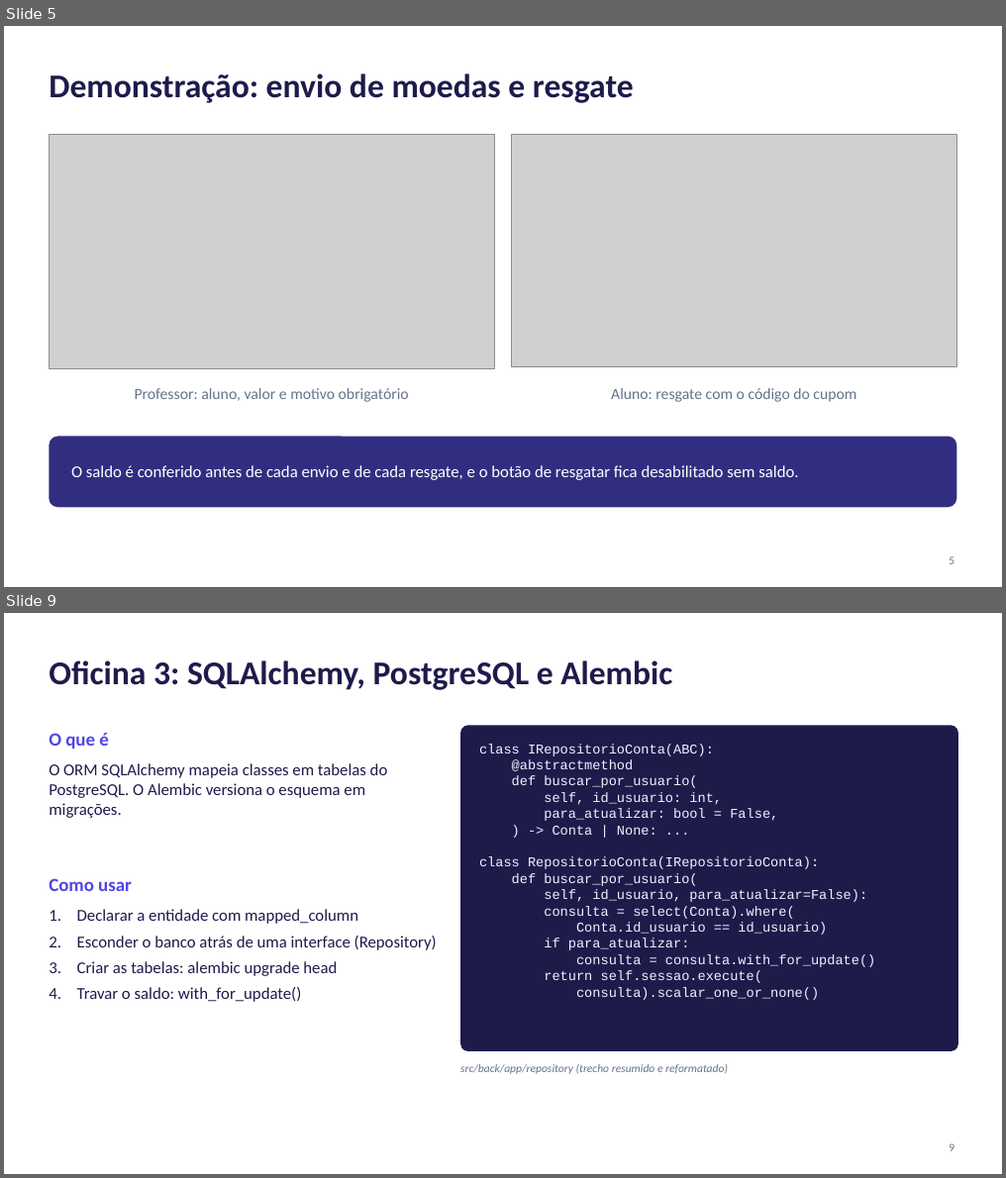
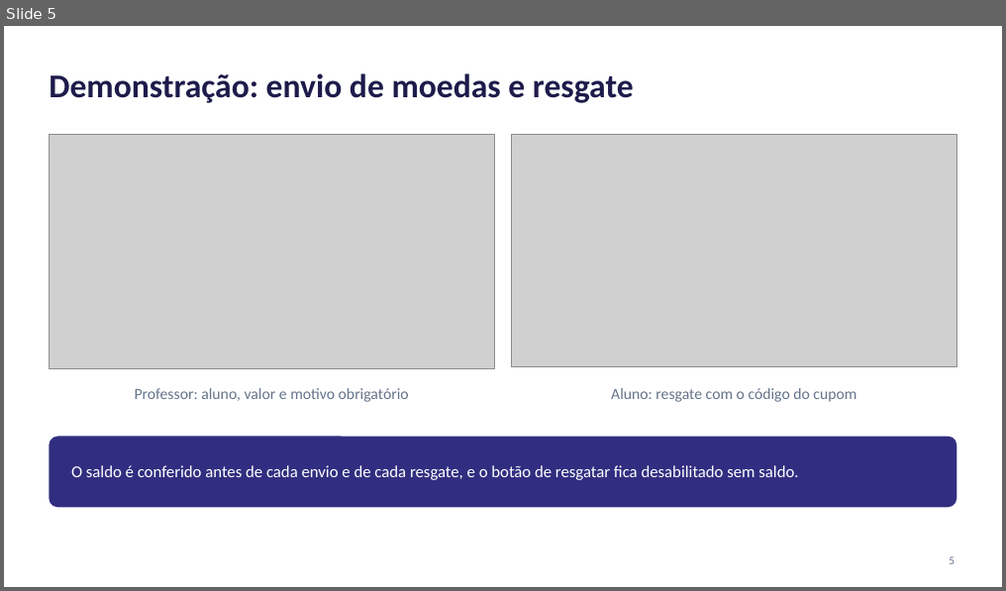
Before and after one commit to lucaslmchaves/sistema-moeda-estudantil, a slide deck: docs/apresentacao/Lab03S03-Apresentacao.pptx. Shown one above the other, each under a label of ours: slides 5 and 9 before the commit, slide 5 after it; the slides between them are not shown. The pictures are 1006x1178 and 1006x591 pixels, drawn with LibreOffice and Linux fonts; fonts in the diff are those of the drawing; grey boxes stand for pictures. Boxes give left, top, right and bottom in pixels: in the first picture for what was removed or moved away, otherwise in the second. Text is boxed around its words. In the diff, an @@ line names an element or a change of style, - is before the commit and + after.

Commit message:
docs: refaz os slides com a oficina das tecnologias por camada do MVC

```diff
--- a/docs/apresentacao/Lab03S03-Apresentacao.pptx
+++ b/docs/apresentacao/Lab03S03-Apresentacao.pptx
@@ slide 9 removed at [4,613,1002,1174], background #FFFFFF @@
@@ title removed at [49,661,672,690] @@
-Oficina 3: SQLAlchemy, PostgreSQL e Alembic
@@ rounded rectangle removed at [460,725,958,1052] @@
@@ text removed at [49,733,109,749] @@
-O que é
@@ text removed at [479,744,875,1000] @@
-class IRepositorioConta(ABC):
-@abstractmethod
-def buscar_por_usuario(
-self, id_usuario: int,
-para_atualizar: bool = False,
-) -> Conta | None: ...
-class RepositorioConta(IRepositorioConta):
-def buscar_por_usuario(
-self, id_usuario, para_atualizar=False):
-consulta = select(Conta).where(
-Conta.id_usuario == id_usuario)
-if para_atualizar:
-consulta = consulta.with_for_update()
-return self.sessao.execute(
-consulta).scalar_one_or_none()
@@ text removed at [49,763,388,818] @@
-O ORM SQLAlchemy mapeia classes em tabelas do PostgreSQL. O Alembic versiona o esquema em migrações.
@@ text removed at [49,878,132,891] @@
-Como usar
@@ text removed at [77,909,437,1002] @@
-1. Declarar a entidade com mapped_column
-2. Esconder o banco atrás de uma interface (Repository)
-3. Criar as tabelas: alembic upgrade head
-4. Travar o saldo: with_for_update()
@@ text removed at [460,1064,728,1074] @@
-src/back/app/repository (trecho resumido e reformatado)
@@ page number removed at [948,1144,954,1152] @@
-9
```
Also in this commit, not shown: 3 slides changed, 9 slides added, 5 other slides removed, 1 other file.
